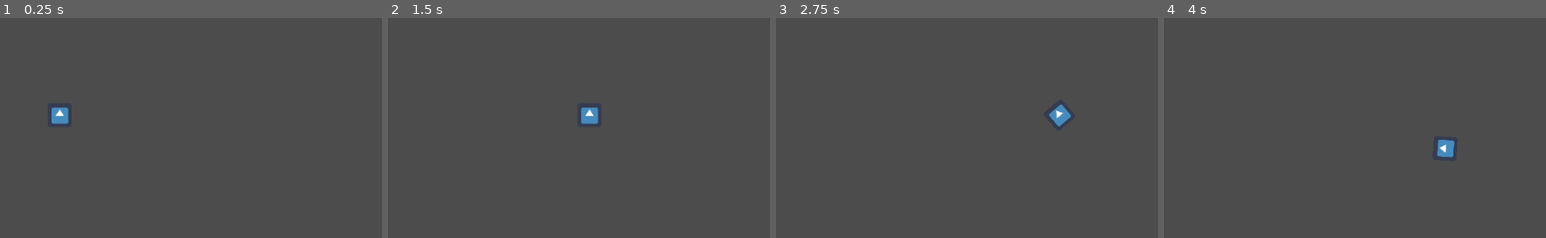
Above: before the commit, frames 1-4 (left to right).
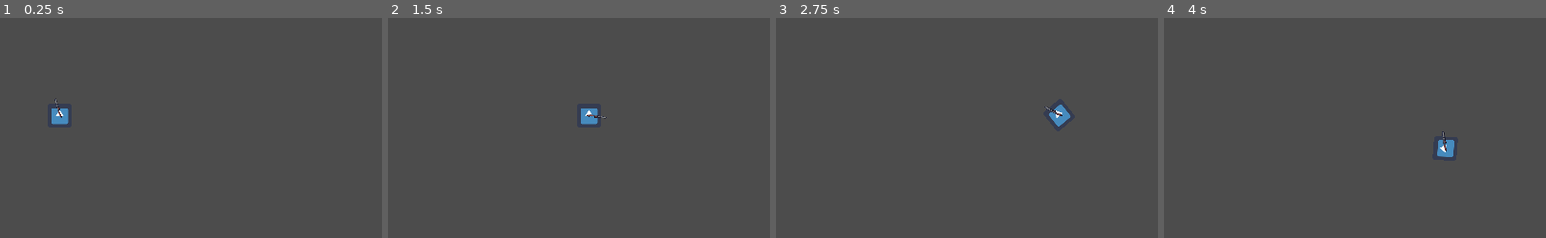
Above: after the commit, the same moments.

Repository: TeamGamePlay/game-firefighter
Game: Godot game, scene res://levels/level_1/World_1.tscn
The game is run twice, just before and just after one commit, with the same random seed, the same clock (stepped at 60 frames per second) and the same inputs. This scene is started directly instead of the project's main scene. The engine's default icon, where the game draws it, is replaced by a stand-in: a white triangle on a blue panel in a dark square.
Inputs (mouse positions are % of the whole screen's width and height, from its top left):
- Up to frame 1 (0.25 s): no input
- Up to frame 2 (1.5 s): tap Enter at 0.5 s; move the mouse to (45, 76) at 0.52 s; hold Up (ui_up) from 0.53 s (still down); move the mouse to (80, 69) at 1.27 s
- Up to frame 3 (2.75 s): move the mouse to (20, 31) at 2.02 s; release Up (ui_up) at 2.03 s; hold Left (ui_left) from 2.03 s (still down)
- Up to frame 4 (4 s): tap Space at 2.75 s; move the mouse to (55, 50) at 2.77 s; move the mouse to (35, 18) at 3.52 s; release Left (ui_left) at 3.53 s; hold Down (ui_down) from 3.53 s (still down)
The pictures show only the part of the screen within x 0-50%, y 28-78%; the shares and areas given below are measured in that part.

The runs differ from the first frame. In frame 1, less than 0.1% of the frame differs, in the area x 13-18%, y 36-49%; in frame 2, 0.1%, in the area x 50-58%, y 40-49%; in frame 3, 0.1%; in frame 4, less than 0.1%.

Commit message:
fire water

Diff:
--- a/FireFighters/Fighter.gd
+++ b/FireFighters/Fighter.gd
@@ -1,7 +1,7 @@
 extends "res://FireFighters/FireFighter.gd"
 
 func _control(delta):
-	#$Torret.look_at(global_mouse_position())
+	$Hose.look_at(get_global_mouse_position())
 	var rot_dir = 0
 
 	if Input.is_action_pressed("ui_right"):
--- a/FireFighters/FireFighter.gd
+++ b/FireFighters/FireFighter.gd
@@ -1,4 +1,7 @@
 extends KinematicBody2D
+
+# generic
+# movement and skills of firefighters
 
 #signal health_changed
 #signal dead
@@ -14,7 +17,7 @@
 var alive = true
 
 func _ready():
-	# GunTimer.wait_time = gun_cooldown
+	$GunTimer.wait_time = gun_cooldown
 	pass
 
 func _control(delta):
--- a/FireFighters/FireFighter.tscn
+++ b/FireFighters/FireFighter.tscn
@@ -1,12 +1,14 @@
-[gd_scene load_steps=4 format=2]
+[gd_scene load_steps=5 format=2]
 
 [ext_resource path="res://FireFighters/Fighter.gd" type="Script" id=1]
 [ext_resource path="res://icon.png" type="Texture" id=2]
+[ext_resource path="res://gun/gun1.png" type="Texture" id=3]
 
 [sub_resource type="RectangleShape2D" id=1]
 extents = Vector2( 16.1877, 16.1853 )
 
 [node name="KinematicBody2D" type="KinematicBody2D"]
+collision_layer = 2
 script = ExtResource( 1 )
 __meta__ = {
 "_edit_group_": true
@@ -21,3 +23,13 @@
 
 [node name="CollisionShape2D" type="CollisionShape2D" parent="."]
 shape = SubResource( 1 )
+
+[node name="Hose" type="Sprite" parent="."]
+scale = Vector2( 1, 0.5 )
+texture = ExtResource( 3 )
+offset = Vector2( 10, 0 )
+
+[node name="Muzzle" type="Position2D" parent="Hose"]
+position = Vector2( 25, 0 )
+
+[node name="GunTimer" type="Timer" parent="."]
--- /dev/null
+++ b/gun/Water.gd
@@ -0,0 +1,27 @@
+extends Area2D
+
+export (int) var speed
+export (int) var damage
+export (int) var lifetime
+
+var velocity = Vector2()
+
+func start(_position, _direction):
+	position = _position
+	rotation = _direction.angle()
+	$Lifetime.wait_time = lifetime
+	velocity = _direction * speed
+
+func _process(delta):
+	position += velocity * delta
+
+
+func evaporate():
+	queue_free()
+
+func _on_Area2D_body_entered(body):
+	pass # Replace with function body.
+
+
+func _on_Lifetime_timeout():
+	evaporate()
--- /dev/null
+++ b/gun/Water.tscn
@@ -0,0 +1,14 @@
+[gd_scene load_steps=2 format=2]
+
+[ext_resource path="res://gun/Water.gd" type="Script" id=1]
+
+[node name="Area2D" type="Area2D"]
+script = ExtResource( 1 )
+
+[node name="Sprite" type="Sprite" parent="."]
+
+[node name="CollisionShape2D" type="CollisionShape2D" parent="."]
+
+[node name="Lifetime" type="Timer" parent="."]
+[connection signal="body_entered" from="." to="." method="_on_Area2D_body_entered"]
+[connection signal="timeout" from="Lifetime" to="." method="_on_Lifetime_timeout"]
--- a/project.godot
+++ b/project.godot
@@ -22,7 +22,17 @@
 [display]
 
 window/size/height=768
+window/stretch/mode="2d"
+window/stretch/aspect="keep"
+
+[layer_names]
+
+2d_physics/layer_1="environment"
+2d_physics/layer_2="fighter"
+2d_physics/layer_3="enemy-fire"
+2d_physics/layer_4="water"
 
 [rendering]
 
+quality/2d/use_pixel_snap=true
 environment/default_environment="res://default_env.tres"
Binary file added: gun/all_guns.gif
Binary file added: gun/bullet.gif
Binary file added: gun/grenade.gif
Binary file added: gun/gun1.png
Not shown, added: gun/gun1.png.import
Binary file added: gun/slime.gif
Binary file added: gun/spark.gif
Binary file added: gun/water.png
Not shown, added: gun/water.png.import
Not shown, added: gun/Guns.zip
